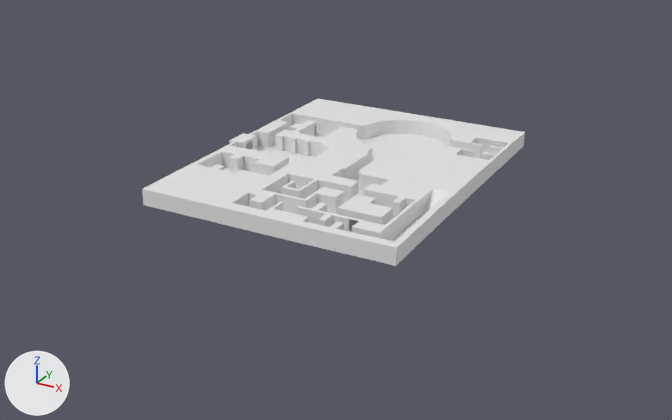
The Blender file Assets/Scenes/Desert/BlenderPyramid.blend: old version first, new version second.
Rendered twice from a camera (50 mm lens) standing at (248.0, -237.0, 105.0) and looking at (116.0, 1.0, -14.0). Arrows for +X, +Y and +Z are at lower left; the lights stay in place. The older version comes first.

In view in the first picture: 'Cisrcle'.
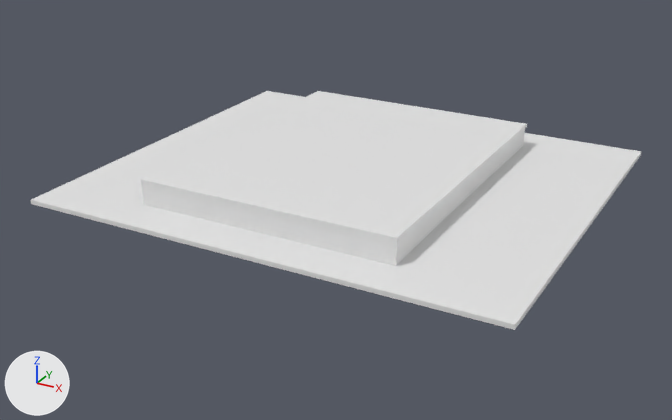
Pixel boxes [x1, y1, x2, y2] of what changed, in the pictures (672 x 420 px):
'plane', shown: after [30, 91, 641, 330]
'Cisrcle', reshaped: before [142, 99, 525, 266]; after [142, 128, 525, 266]
'Cube', added: after [141, 91, 527, 242]
part 1 of me_circle_003, built on (mostly hidden afterwards): before [217, 99, 524, 233]; after [142, 128, 525, 261]

Edits to the bpy script that builds the scene:
```text
Change me_circle_003:
    used by ob_cisrcle; location = (127.0, 28.0, 0.0); scale = (16.6, 16.6, 16.6)
    remove me_circle_003.from_pydata(...)  # 1073 vertices, 870 faces, 75 loose edges; spans x -7.7..2.08, y -4.7..1.32, z 0.0..0.31
    add me_circle_003.from_pydata(...)  # 1496 vertices, 1303 faces, 75 loose edges; spans x -7.7..2.08, y -4.7..1.32, z 0.0..0.43
    me_circle_003 part 1: 15 vertices removed from x -2.71..1.56, y -4.45..0.24, z 0.3; 438 vertices added at x -2.83..2.08, y -4.7..1.32, z 0.13..0.43
Add me_cube:
    me_cube.from_pydata(...)  # a box spanning x -78.6..1.0, y -1.0..99.2, z -1.0..0.0
Change ob_plane:
    remove ob_plane.hide_set(True)
    ob_plane.scale: (88.7, -115.0, 1.1) -> (72.7, -63.1, 1.1)
Add ob_cube:
    ob_cube = bpy.data.objects.new('Cube', me_cube)
    ob_cube.location = (160.6, -49.1, 7.9)
```
